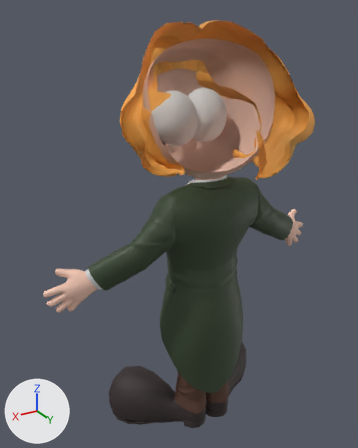
The FBX model Assets/Framework/Build/SZ10005/Arts/Model/BoHuoSir/BoHuoSir_rig.fbx, before and after one commit.
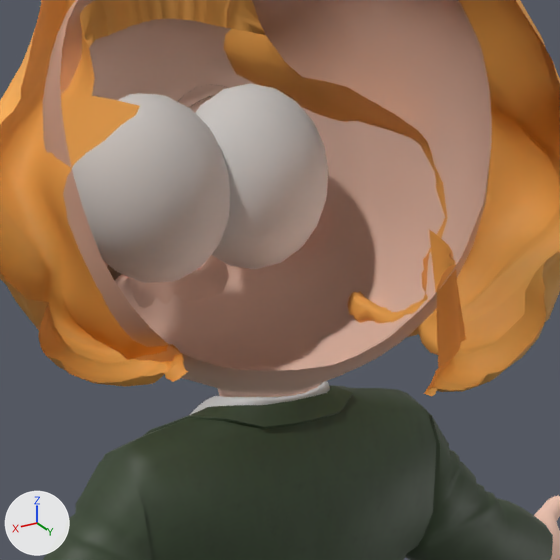
Each version appears first whole from a 50 mm lens placed at (1.766, 2.599, 2.956), pointed at (0.134, -0.121, 1.596), and next in a close-up on the part from 36% to 82% of the width and 14% to 51% of the height. Every picture has the same lights, and +X, +Y and +Z are marked at lower left. Everything nearer to the camera than a plane just in front of the edit is cut away. Where no turn or scale is listed for an object, it has been applied to the vertices.

Names of what the first close-up shows: 'BoHuoSir_cloth', 'BoHuoSir_eye1', 'BoHuoSir_eye2', 'BoHuoSir_face', 'BoHuoSir_hair', 'BoHuoSir_hand'.
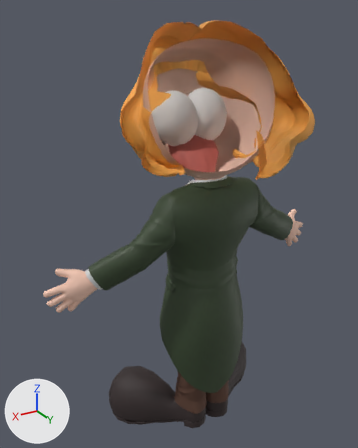
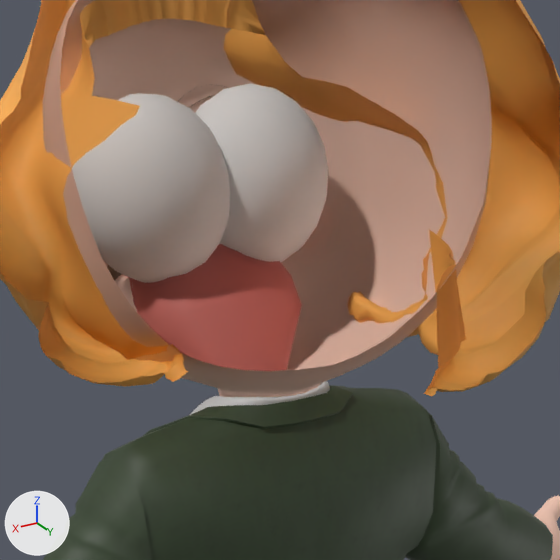
What differs and where, as boxes (x1, y1, x2, y2) in the close-ups (560 x 560 px):
'kouqiang', added: after (129, 244, 302, 371)

The change, as a list of edits to the scene's bpy script:
```text
Add img_kouqiang_c_png:
    img_kouqiang_c_png = load_image('kouqiang_c.png', '../../../../../../Arts/Res/10002/Model/SenLingJingLing/Texture/kouqiang_c.png', 512, 512, 'sRGB')
Add mat_senlinjingling_ya_m:
    mat_senlinjingling_ya_m = principled_material('SenLinJingLing_ya_m')
    mat_senlinjingling_ya_m.texture = img_kouqiang_c_png
    mat_senlinjingling_ya_m.roughness = 1.0
Add me_mesh_003_1:
    me_mesh_003_1.from_pydata(...)  # 124 vertices, 100 faces; spans x -0.158..0.158, y -0.4..0.02, z 1.961..2.217
    me_mesh_003_1.materials.append(mat_bohuosir_body_m)
Add me_mesh_001_1:
    me_mesh_001_1.from_pydata(...)  # 649 vertices, 555 faces; spans x -0.116..0.119, y -0.35..-0.222, z 2.041..2.1
    me_mesh_001_1.materials.append(mat_senlinjingling_ya_m)  # picture img_kouqiang_c_png
Add me_mesh_002_1:
    me_mesh_002_1.from_pydata(...)  # 628 vertices, 544 faces; spans x -0.129..0.133, y -0.362..-0.205, z 2.09..2.169
    me_mesh_002_1.materials.append(mat_senlinjingling_ya_m)  # picture img_kouqiang_c_png
Add ob_kouqiang:
    ob_kouqiang = bpy.data.objects.new('kouqiang', me_mesh_003_1)
    ob_kouqiang.location = (0.0, 0.0, 0.0)
Add ob_ya_down:
    ob_ya_down = bpy.data.objects.new('ya_down', me_mesh_001_1)
    ob_ya_down.location = (0.0, 0.0, 0.0)
Add ob_ya_up:
    ob_ya_up = bpy.data.objects.new('ya_up', me_mesh_002_1)
    ob_ya_up.location = (0.0, 0.0, 0.0)
```
